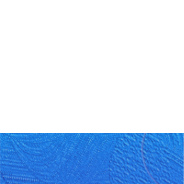
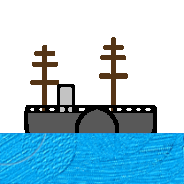
Before/after of a 184x184 layered artwork. What changed in the layer stack:
added layer "boat water" in group "vehicles" over 0, 133, 184, 184
hid "ship water" over 0, 133, 184, 184
added layer "uncrewed boat no water" in group "vehicles" over 24, 37, 157, 133
